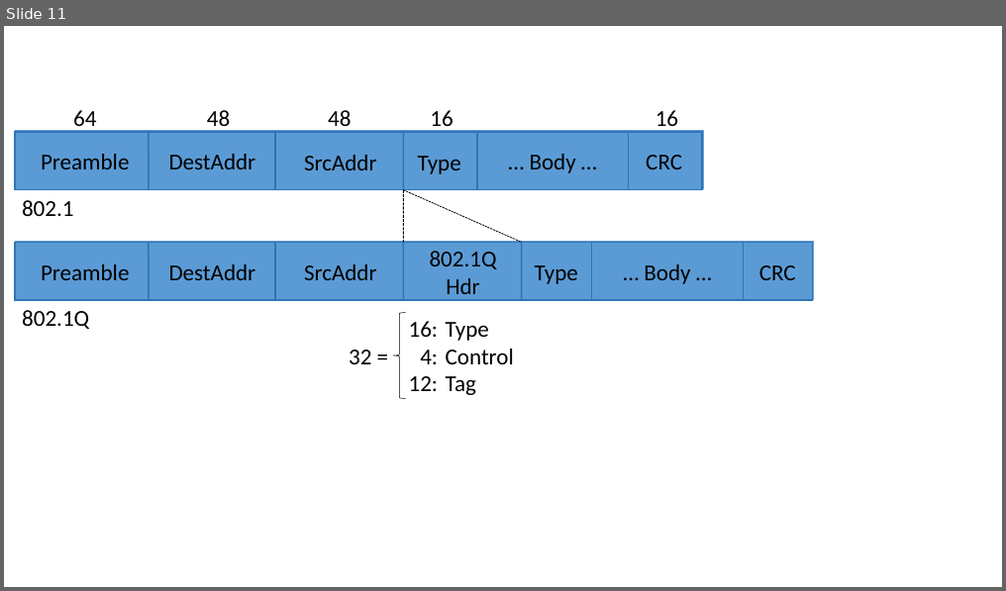
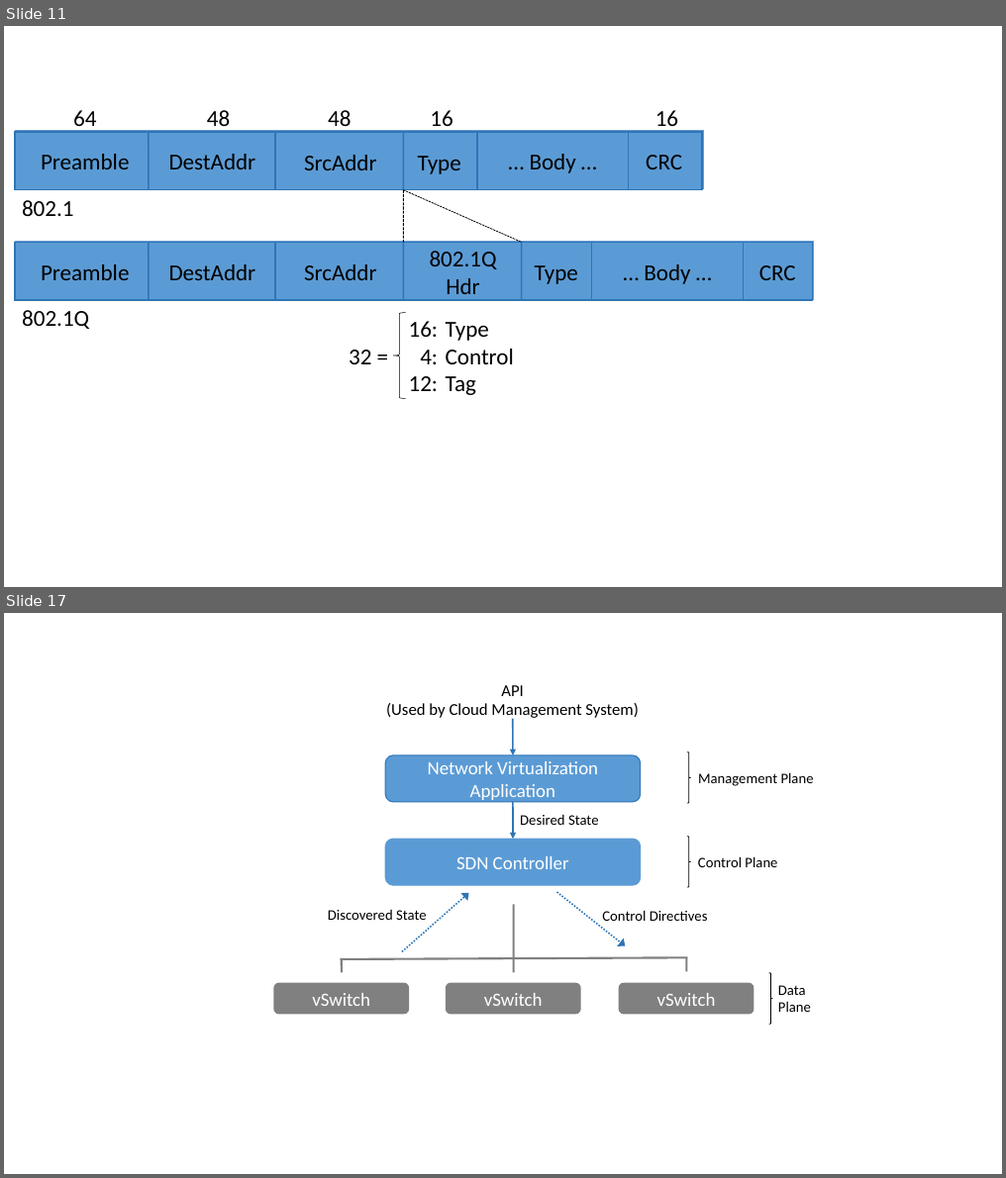
Before and after one commit to SystemsApproach/7E, a slide deck: virtual/figures/virtual.odp. Shown one above the other, each under a label of ours: slide 11 before the commit, slides 11 and 17 after it; the slides between them are not shown. The pictures are 1006x591 and 1006x1178 pixels, drawn with LibreOffice and Linux fonts; fonts in the diff are those of the drawing. Boxes give left, top, right and bottom in pixels: in the first picture for what was removed or moved away, otherwise in the second. Text is boxed around its words. In the diff, an @@ line names an element or a change of style, - is before the commit and + after.

```diff
--- a/virtual/figures/virtual.odp
+++ b/virtual/figures/virtual.odp
@@ slide 17 added at <box>4,613,1002,1174</box>, background #FFFFFF @@
@@ text added at <box>386,685,638,719</box>, 16 pt, text #000000 @@
+API
+(Used by Cloud Management System)
@@ arrow added from (513, 719) to (513, 756), #2E75B6 1.5 pt @@
@@ rounded rectangle added at <box>385,756,641,802</box>, fill #5B9BD5, outline #2E75B6 0.99 pt, 18 pt, text #FFFFFF @@
+Network Virtualization Application
@@ right brace added at <box>687,753,690,803</box>, outline #000000 0.74 pt @@
@@ text added at <box>698,772,814,786</box>, 14 pt, text #000000 @@
+Management Plane
@@ arrow added from (513, 802) to (513, 839), #2E75B6 1.5 pt @@
@@ text added at <box>520,814,599,825</box>, 14 pt, text #000000 @@
+Desired State
@@ rounded rectangle added at <box>385,839,641,885</box>, fill #5B9BD5, outline #5B9BD5 0.99 pt, 18 pt, text #FFFFFF @@
+SDN Controller
@@ right brace added at <box>687,837,690,888</box>, outline #000000 0.74 pt @@
@@ text added at <box>698,857,777,867</box>, 14 pt, text #000000 @@
+Control Plane
@@ arrow added from (402, 952) to (469, 893), #2E75B6 1.5 pt dashed @@
@@ line added from (514, 906) to (514, 958), #808080 2.01 pt @@
@@ arrow added from (558, 893) to (626, 947), #2E75B6 1.5 pt dashed @@
@@ text added at <box>328,910,427,920</box>, 14 pt, text #000000 @@
+Discovered State
@@ text added at <box>602,910,708,921</box>, 14 pt, text #000000 @@
+Control Directives
@@ line added from (687, 959) to (342, 959), #808080 2.01 pt @@
@@ line added from (342, 959) to (342, 971), #808080 2.01 pt @@
@@ line added from (514, 959) to (514, 971), #808080 2.01 pt @@
@@ line added from (687, 959) to (687, 970), #808080 2.01 pt @@
@@ rounded rectangle added at <box>273,983,409,1014</box>, fill #808080, 18 pt, text #FFFFFF @@
+vSwitch
@@ rounded rectangle added at <box>446,983,581,1014</box>, fill #808080, 18 pt, text #FFFFFF @@
+vSwitch
@@ rounded rectangle added at <box>619,983,754,1014</box>, fill #808080, 18 pt, text #FFFFFF @@
+vSwitch
@@ right brace added at <box>769,973,773,1024</box>, outline #000000 0.74 pt @@
@@ text added at <box>778,985,811,1012</box>, 14 pt, text #000000 @@
+Data
+Plane
```
Also in this commit, not shown: 1 slide changed, 12 other slides added, 28 other files.
